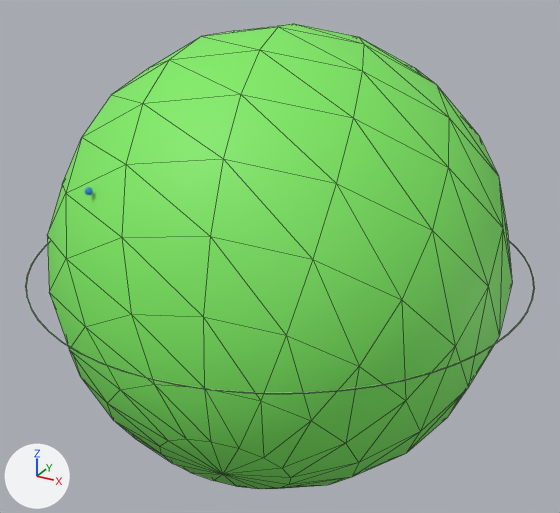
Two versions of the glTF model glb/69.glb, one commit apart.
Both versions are drawn from a camera (50 mm lens) standing at (1.269, -2.307, 1.154) and looking at (0.0, 0.0, 0.0). Lighting does not change. The marker at lower left points along +X, +Y and +Z. The older version comes first. Mesh edges are drawn as thin lines on the coarser meshes. Where no turn or scale is listed for an object, it has been applied to the vertices.

Names of what the first picture shows: 'Orbital_6s_0' and 2 more.
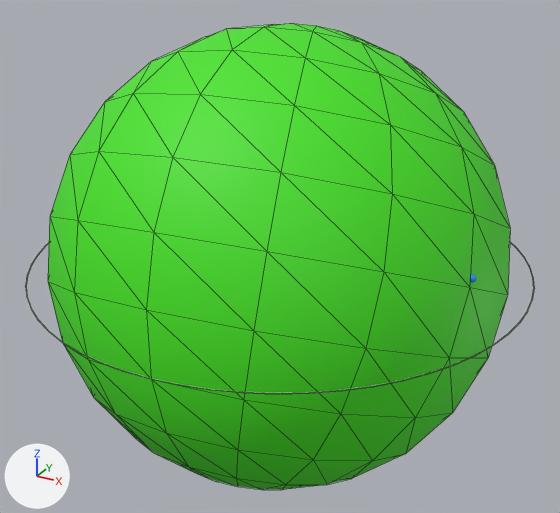
The change, as a diff of the scene's bpy script:
```diff
--- a/glb/69.glb.py
+++ b/glb/69.glb.py
@@ mat_tmp_orb_69_6s @@
 mat_tmp_orb_69_6s = principled_material('TMP_orb_69_6s')
-mat_tmp_orb_69_6s.base_color = (0.213, 0.847, 0.125)  # green #7fed63
+mat_tmp_orb_69_6s.base_color = (0.0598, 0.777, 0.0117)  # green #45e41c
 mat_tmp_orb_69_6s.roughness = 0.6
@@ ob_orbital_6s_0 @@
 ob_orbital_6s_0.location = (0.0, 0.0, 0.0)
-ob_orbital_6s_0.rotation_euler = (0.827, 0.625, 2.887)  # degrees (47, 36, 165)
+ob_orbital_6s_0.rotation_euler = (0.15, 0.429, 2.027)  # degrees (8.6, 25, 116)
 ob_orbital_6s_0.scale = (0.828, 0.828, 0.828)
```

Boxes [x1, y1, x2, y2] around the edits, measured in the pictures (560 x 513 px):
'Orbital_6s_0', recoloured, turned (darker): before [47, 24, 512, 489]; after [48, 23, 510, 490]
